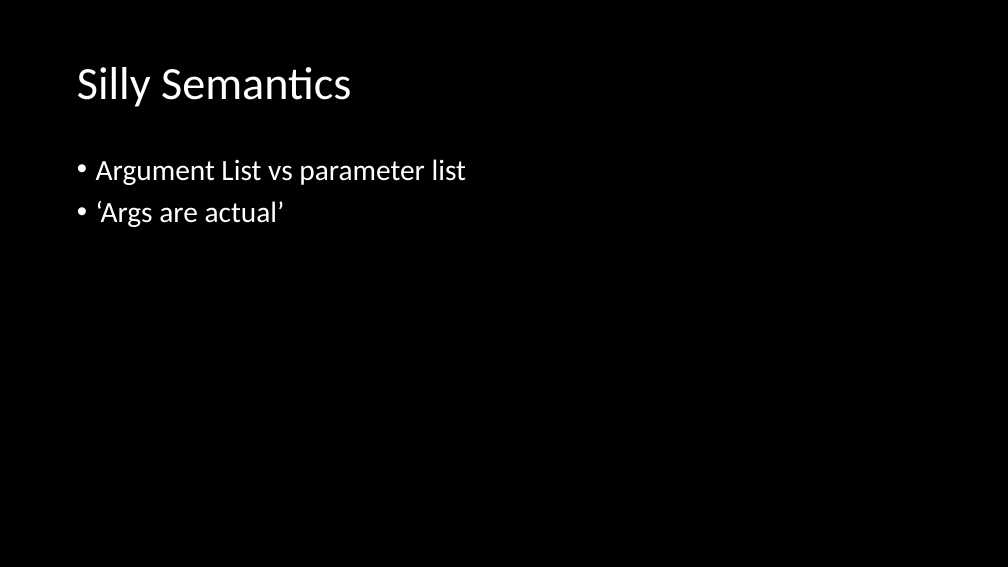
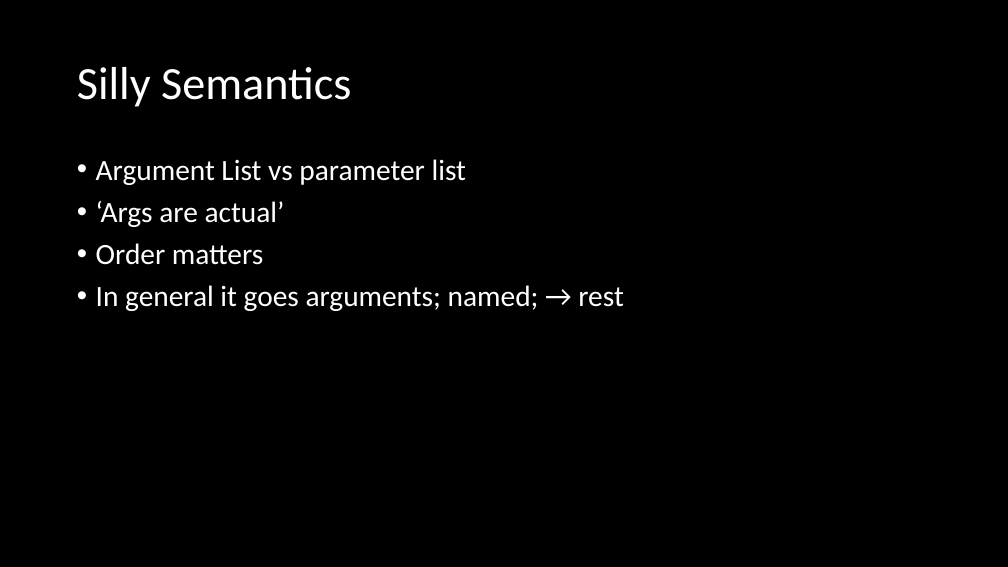
Before and after one commit to microsoft/Flash_University, a slide deck: slide 3 of CLR_via_CSharp/Chapter 9 - Paramters/Parameters.pptx. Drawn at 1008x567 pixels with LibreOffice and Linux fonts; fonts in the diff are those of the drawing. Boxes give left, top, right and bottom in pixels: in the first picture for what was removed or moved away, otherwise in the second. Text is boxed around its words. In the diff, an @@ line names an element or a change of style, - is before the commit and + after.

```diff
--- a/CLR_via_CSharp/Chapter 9 - Paramters/Parameters.pptx
+++ b/CLR_via_CSharp/Chapter 9 - Paramters/Parameters.pptx
@@ text at (x1=96, y1=243, x2=623, y2=311): paragraphs added @@
+• Order matters
+• In general it goes arguments; named; → rest
```
Also in this commit, not shown: 1 other slide changed, 3 slides added, 4 other files.
